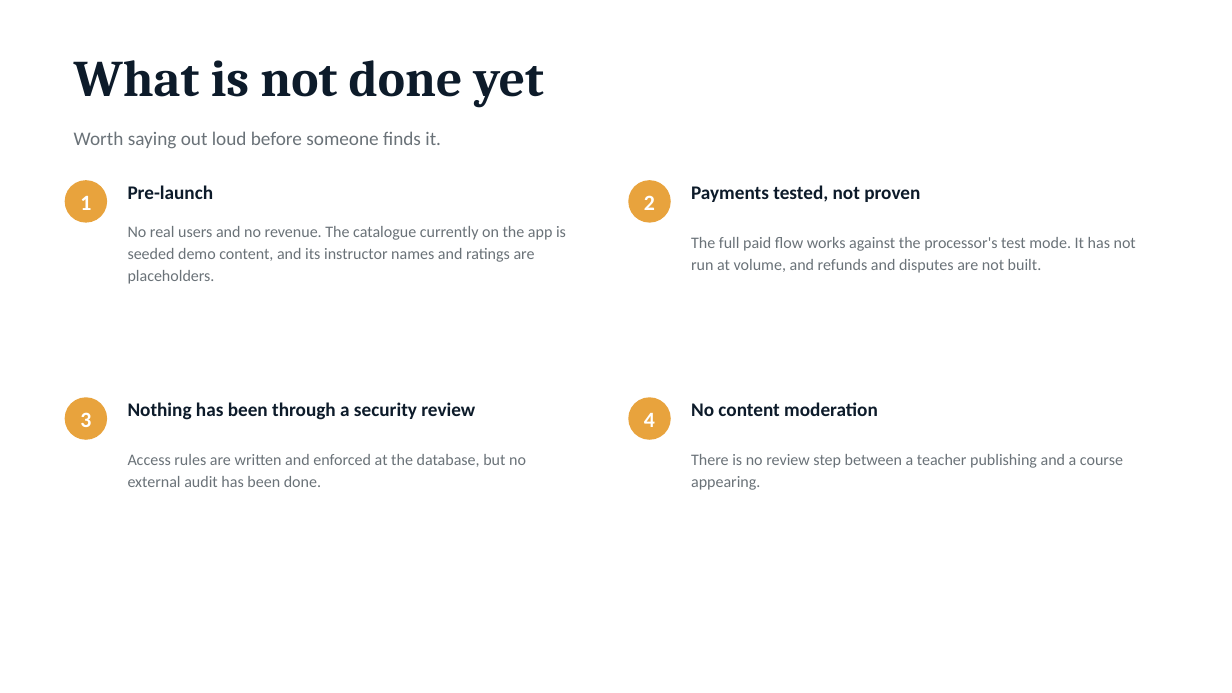
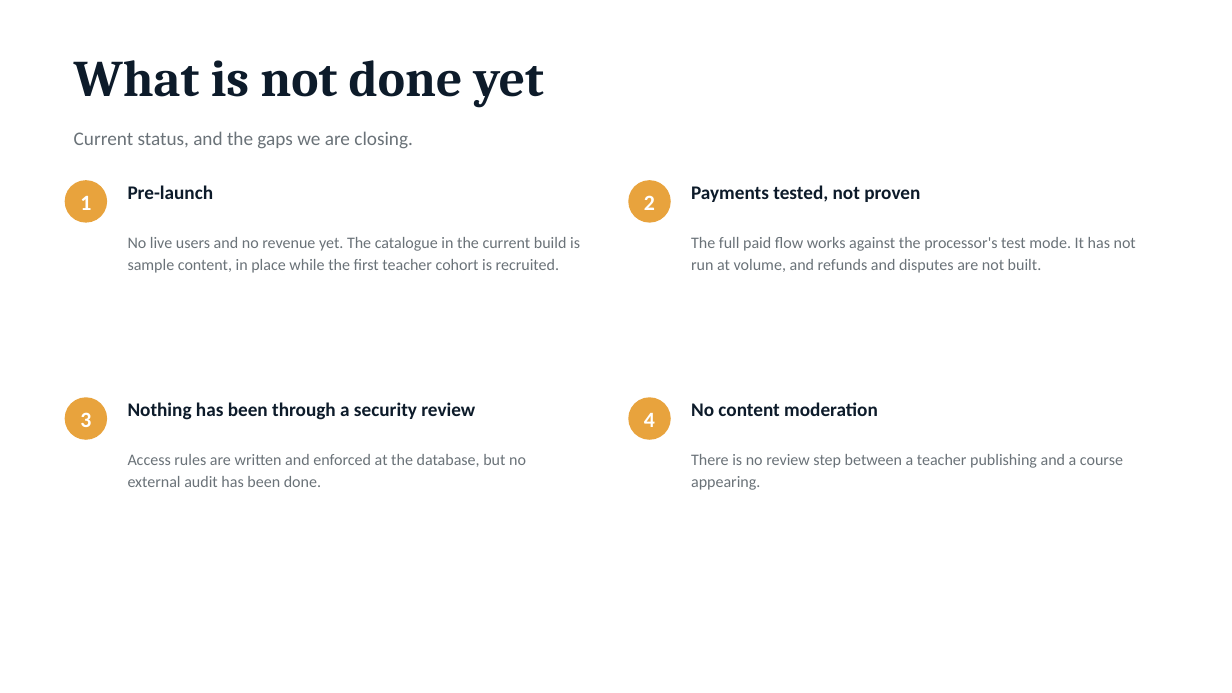
Before and after one commit to Usmandankama/padi_learn, a slide deck: slide 11 of docs/decks/PadiLearn-Product-and-Differentiation.pptx. Drawn at 1232x693 pixels with LibreOffice and Linux fonts; fonts in the diff are those of the drawing. Boxes give left, top, right and bottom in pixels: in the first picture for what was removed or moved away, otherwise in the second. Text is boxed around its words. In the diff, an @@ line names an element or a change of style, - is before the commit and + after.

```diff
--- a/docs/decks/PadiLearn-Product-and-Differentiation.pptx
+++ b/docs/decks/PadiLearn-Product-and-Differentiation.pptx
@@ text at bbox=[74, 131, 413, 149]: text changed @@
-Worth saying out loud before someone finds it.
+Current status, and the gaps we are closing.
@@ text at bbox=[128, 237, 580, 273]: text changed @@
-No real users and no revenue. The catalogue currently on the app is seeded demo content, and its instructor names and ratings are placeholders.
+No live users and no revenue yet. The catalogue in the current build is sample content, in place while the first teacher cohort is recruited.
```
Also in this commit, not shown: 1 other slide changed, 2 other files.
